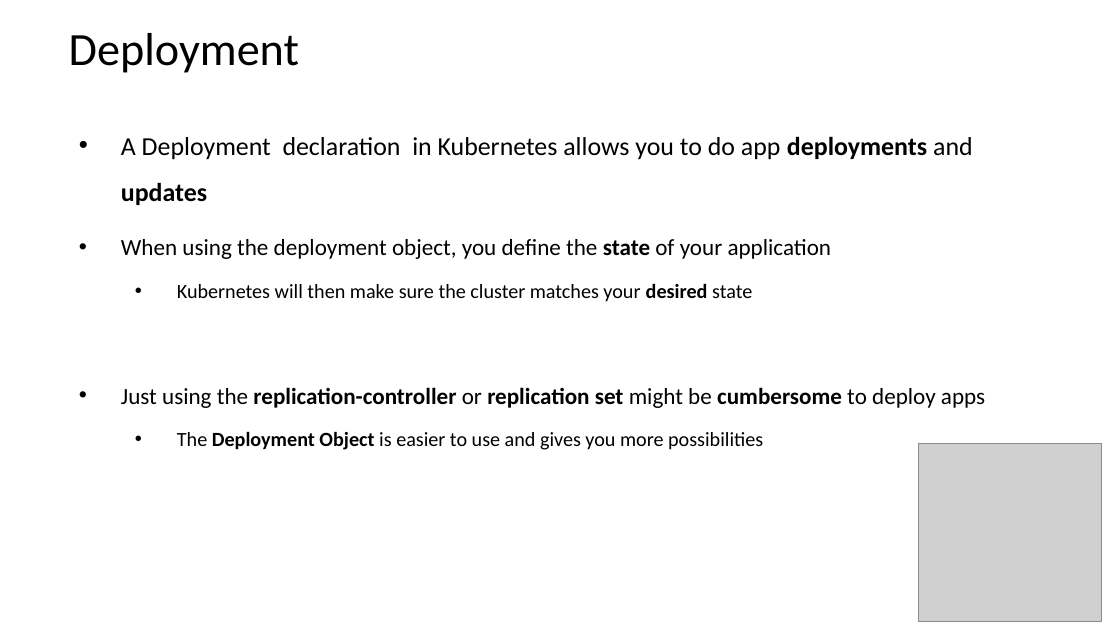
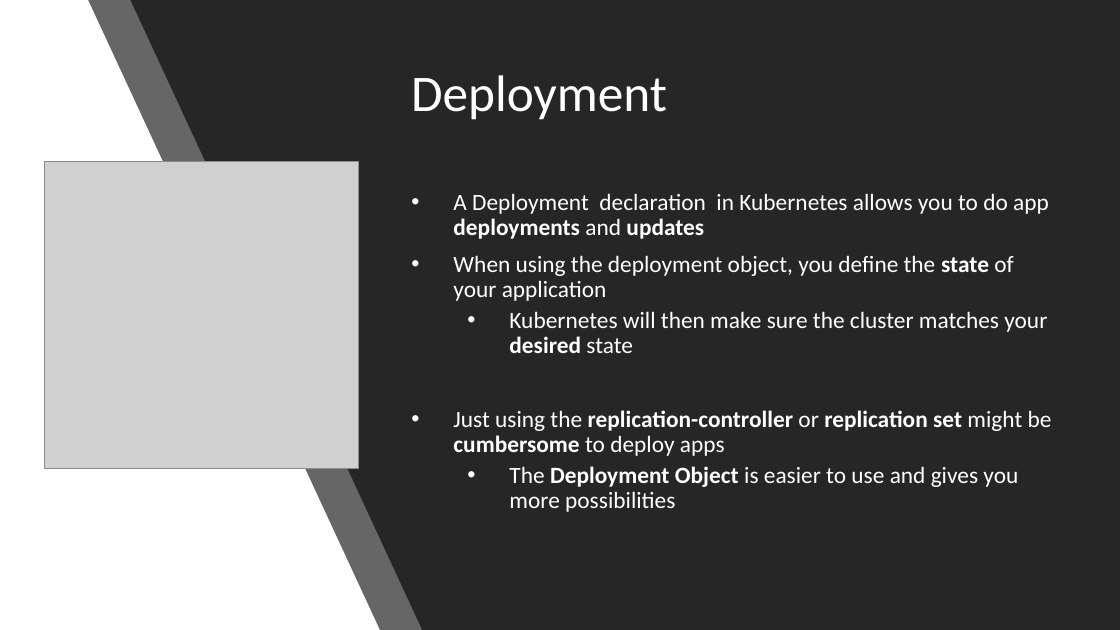
Before and after one commit to MohanRamadoss/kubernetes, a slide deck: slide 3 of 9-Deployment/Deployment.pptx. Drawn at 1120x630 pixels with LibreOffice and Linux fonts; fonts in the diff are those of the drawing; grey boxes stand for pictures. Boxes give left, top, right and bottom in pixels: in the first picture for what was removed or moved away, otherwise in the second. Text is boxed around its words. In the diff, an @@ line names an element or a change of style, - is before the commit and + after.

```diff
--- a/9-Deployment/Deployment.pptx
+++ b/9-Deployment/Deployment.pptx
@@ background #FFFFFF to #000000 @@
@@ rectangle added at (0,0,1120,630), fill #FFFFFF @@
@@ freeform shape added at (88,0,1119,630), fill #262626 at 70% opacity @@
@@ freeform shape added at (130,0,1120,630), fill #262626 @@
@@ title "Deployment": place and size @@
-title "Deployment" at (69,33,299,73)
+title "Deployment" at (411,75,667,120)
@@ title "Deployment" at (411,75,667,120): size 39.6 to 44 pt, text colour #000000 to #FFFFFF @@
@@ picture: place and size @@
-picture at (919,444,1102,622)
+picture at (45,161,360,469)
@@ text "A Deployment declaration in Kubernetes ...": place and size @@
-text "A Deployment declaration in Kubernetes ..." at (121,136,985,450)
+text "A Deployment declaration in Kubernetes ..." at (453,193,1052,512)
@@ text "A Deployment declaration in Kubernetes ..." at (453,193,1052,512): size 22.2 to 20 pt in "A Deployment declaration in Kubernetes allows you ..."; text colour #000000 to #FFFFFF; size 19.7 to 20 pt in "When using the deployment object, you define ...", "Just using the replication-controller or replication set ..."; size 17.3 to 20 pt in "Kubernetes will then make sure the cluster ...", "The Deployment Object is easier to use ..."; line spacing 1.5 to 0.9 @@
```
Also in this commit, not shown: 5 other slides changed, 1 slide added, 1 slide removed, 8 other files.
